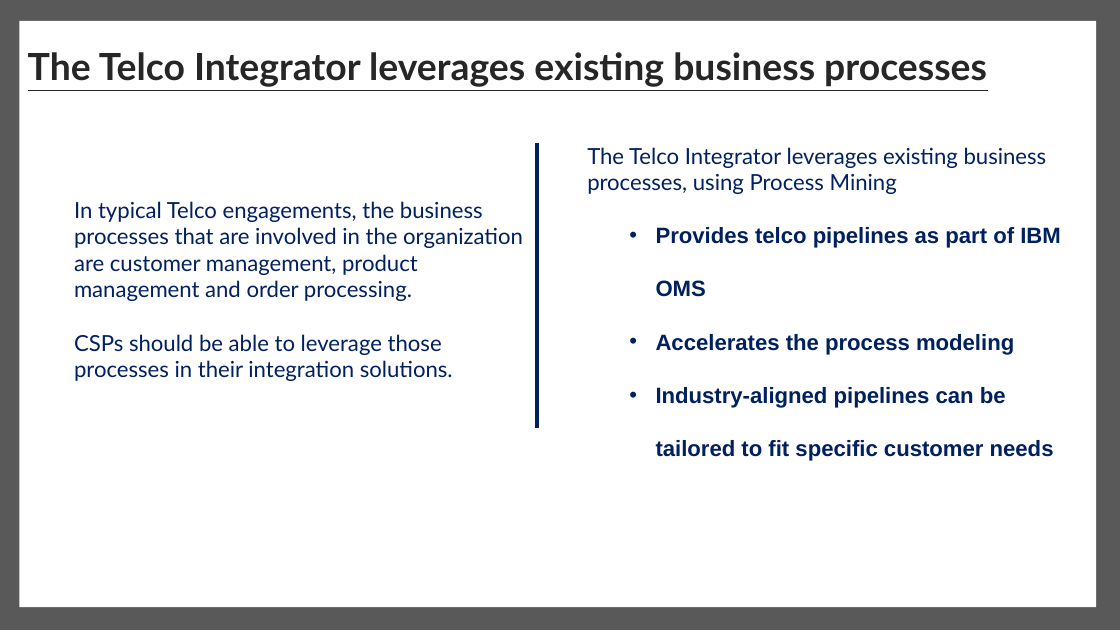
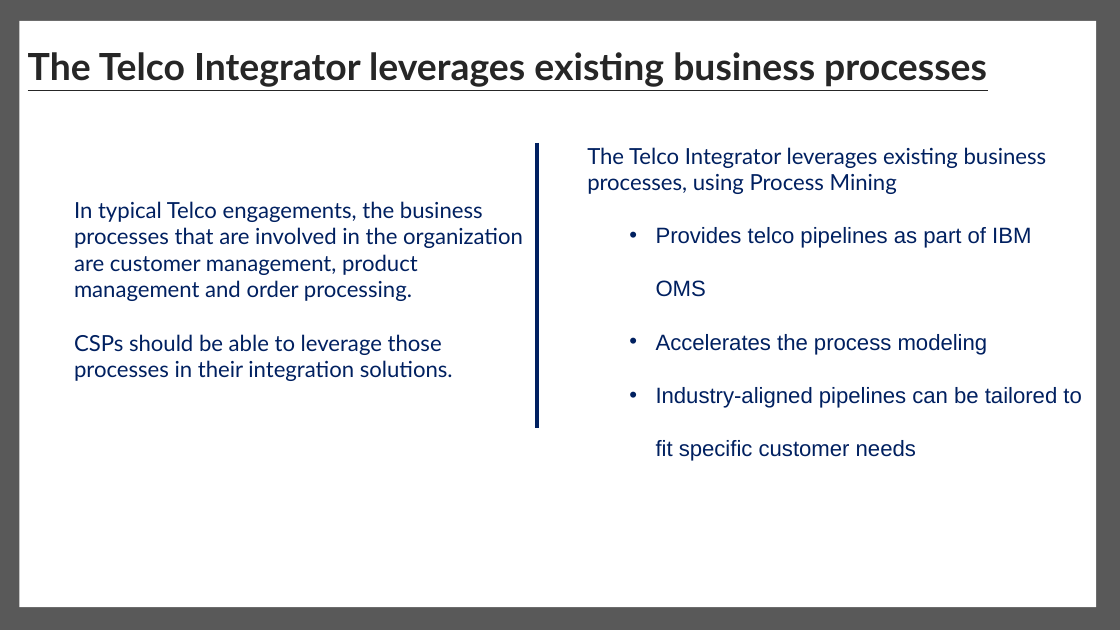
Before and after one commit to IBM/telco-integrator, a slide deck: slide 12 of Business/Telco Integrator - Business Case.pptx (slide 8 before the commit). Drawn at 1120x630 pixels with LibreOffice and Linux fonts; fonts in the diff are those of the drawing. Boxes give left, top, right and bottom in pixels: in the first picture for what was removed or moved away, otherwise in the second. Text is boxed around its words. In the diff, an @@ line names an element or a change of style, - is before the commit and + after.

Commit message:
Update Telco Integrator - Business Case.pptx
Updated client presentation

```diff
--- a/Business/Telco Integrator - Business Case.pptx
+++ b/Business/Telco Integrator - Business Case.pptx
@@ text at (x1=656, y1=227, x2=1081, y2=461): bold off in "Provides telco pipelines as part of IBM ...", "Accelerates the process modeling", "Industry-aligned pipelines can be tailored to fit ..." @@
```
Also in this commit, not shown: 3 other slides changed, 10 slides added.
